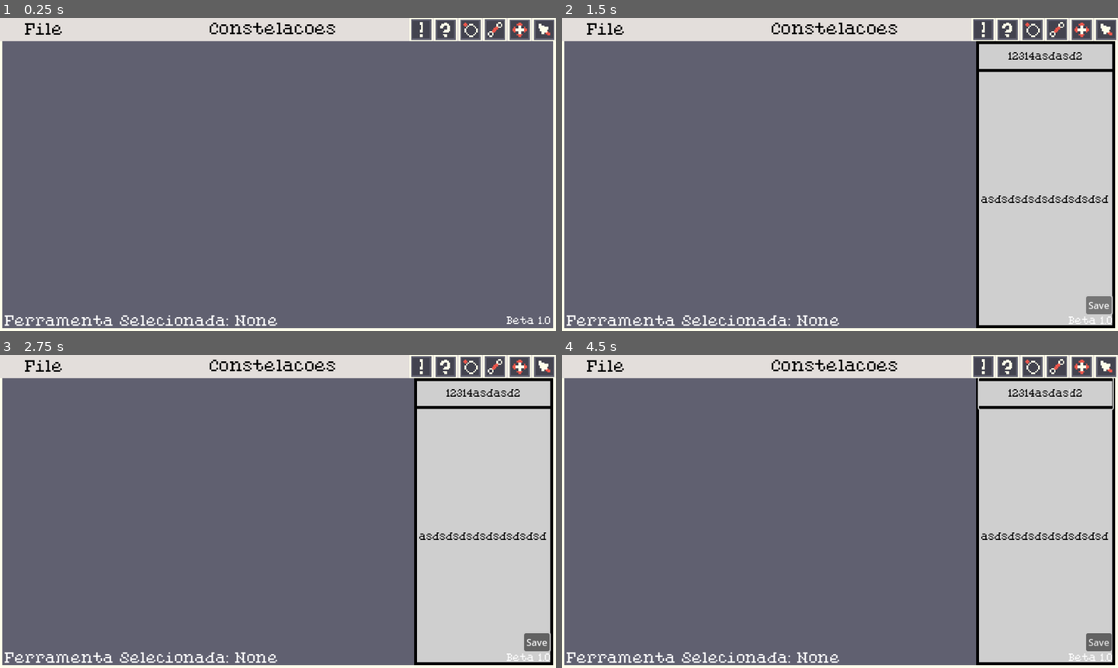
Above: before the commit, frames 1-4 (two rows, left to right).
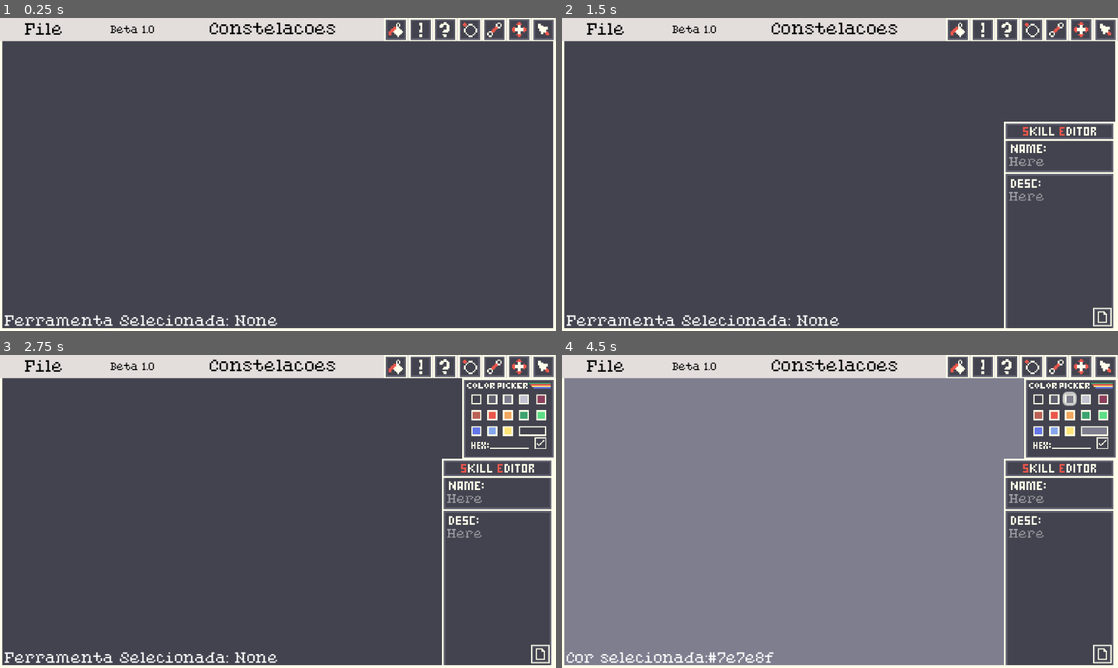
Above: after the commit, the same moments.

Repository: EdroCode/StellarForge
Game: Godot game, scene res://Scenes/main_base.tscn
The game is run twice, just before and just after one commit, with the same random seed, the same clock (stepped at 60 frames per second) and the same inputs.
Inputs (mouse positions are in pixels of both pictures, inside the frame that each line leads up to; where the layout moved, square brackets give the same spot in the first picture):
- Up to frame 1 (0.25 s): no input
- Up to frame 2 (1.5 s): click (984, 30) at 0.5 s; click (1101, 318) [1101, 305] at 1.25 s
- Up to frame 3 (2.75 s): click (394, 367) at 2.02 s
- Up to frame 4 (4.5 s): click (1040, 398) at 2.77 s; click (1056, 398) at 3.52 s; click (1067, 398) at 4.27 s

The runs differ from the first frame. In frame 1, 91% of the frame differs, in the area x 0-100%, y 0-100%; in frame 2, 90%; in frame 3, 90%; in frame 4, 91%.
Error before the commit: Invalid assignment of property or key 'skill_name' with value of type 'String' on a base object of type 'Nil'. (res://Scenes/SkillEdit.gd:28)

Commit message:
UI Update
-New UI updates
-Some Patches
-Some Bugs fixed

Diff:
--- /dev/null
+++ b/Constelaçào/Scenes/ColorPallete.gd
@@ -0,0 +1,107 @@
+extends TextureButton
+
+var current_color = ""
+@onready var background = $"../../../../ColorRect"
+@onready var hexLine = $TextureRect/HexChoose
+
+var colors = ["#43434f","#606070","#7e7e8f","#c2c2d1","#8c3f5d","#ba6156","#eb564b","#f2a65e","#3ca370","#5dde87"
+,"#6476e8","#86a7ed","#ffe478"]
+
+var hex = "#43434f"
+
+# Called when the node enters the scene tree for the first time.
+func _ready():
+	pass # Replace with function body.
+
+
+# Called every frame. 'delta' is the elapsed time since the previous frame.
+func _process(delta):
+	background.color = hex
+	if hex != null:
+		$TextureRect/ColorButtons/ColorRect.color = hex
+
+
+
+
+func _on_f_button_down():
+	hex = colors[0]
+	$"../../../..".warn_label.text = "Cor selecionada:" + hex
+
+
+
+
+
+func _on_ffffeb_button_down():
+	hex = colors[1]
+	$"../../../..".warn_label.text = "Cor selecionada:" + hex
+
+
+func _on_e_7e_8f_button_down():
+	hex = colors[2]
+	$"../../../..".warn_label.text = "Cor selecionada:" + hex
+
+
+
+func _on_c_2c_2d_1_button_down():
+	hex = colors[3]
+	$"../../../..".warn_label.text = "Cor selecionada:" + hex
+
+
+func _on_c_3f_5d_button_down():
+	hex = colors[4]
+	$"../../../..".warn_label.text = "Cor selecionada:" + hex
+
+
+
+func _on_ba_6156_button_down():
+	hex = colors[5]
+	$"../../../..".warn_label.text = "Cor selecionada:" + hex
+
+
+
+func _on_eb_564b_button_down():
+	hex = colors[6]
+	$"../../../..".warn_label.text = "Cor selecionada:" + hex
+
+
+
+func _on_f_2a_65e_button_down():
+	hex = colors[7]
+	$"../../../..".warn_label.text = "Cor selecionada:" + hex
+
+
+
+func _on_ca_370_button_down():
+	hex = colors[8]
+	$"../../../..".warn_label.text = "Cor selecionada:" + hex
+
+
+
+func _on_dde_87_button_down():
+	hex = colors[9]
+	$"../../../..".warn_label.text = "Cor selecionada:" + hex
+
+
+
+func _on_e_8_button_down():
+	hex = colors[10]
+	$"../../../..".warn_label.text = "Cor selecionada:" + hex
+
+
+
+func _on_a_7_ed_button_down():
+	hex = colors[11]
+	$"../../../..".warn_label.text = "Cor selecionada:" + hex
+
+
+
+func _on_ffe_478_button_down():
+	hex = colors[12]
+	$"../../../..".warn_label.text = "Cor selecionada:" + hex
+
+
+
+func _on_check_button_button_down():
+	hex = hexLine.text
+	$TextureRect/ColorButtons/ColorRect.color = hexLine.text
+	$"../../../..".warn_label.text = "Cor selecionada:" + hex
--- a/Constelaçào/Scenes/SkillEdit.gd
+++ b/Constelaçào/Scenes/SkillEdit.gd
@@ -1,7 +1,7 @@
 extends Control
 
-@onready var title_label = $Title/LineEdit
-@onready var description_label = $Label
+@onready var title_label = $Title
+@onready var description_label = $Desc
 
 var title
 var description
@@ -23,7 +23,7 @@
 
 func _on_save_button_button_down():
 
-	var s = parent.selected_star
-
-	s.skill_name = title_label.text
-	s.skill_description = description_label.text
+	if parent.selected_star != null:
+		var s = parent.selected_star
+		s.skill_name = title_label.text
+		s.skill_description = description_label.text
--- a/Constelaçào/Scenes/ToolsMenu.gd
+++ b/Constelaçào/Scenes/ToolsMenu.gd
@@ -13,10 +13,13 @@
 var se1 = preload("res://Artwork/4.png")
 var se2 = preload("res://Artwork/arrowgold.png")
 
+var color = ""
+
 # Called when the node enters the scene tree for the first time.
 func _ready():
 	line_win("close")
 	add_win("close")
+	$ColorPallete/TextureRect.visible = false
 
 # Called every frame. 'delta' is the elapsed time since the previous frame.
 func _process(delta):
@@ -152,3 +155,12 @@
 
 func _on_skill_open_button_down():
 	$"../../SkillEdit".visible = !$"../../SkillEdit".visible
+	if controller.selected_star != null:
+		$"../../SkillEdit/Title".text = ""
+		$"../../SkillEdit/Desc".text = ""
+
+
+
+
+func _on_color_pallete_button_down():
+	$ColorPallete/TextureRect.visible = !$ColorPallete/TextureRect.visible
--- a/Constelaçào/Scenes/main_base.tscn
+++ b/Constelaçào/Scenes/main_base.tscn
@@ -1,48 +1,42 @@
-[gd_scene load_steps=20 format=3 uid="uid://ce88oyml5ok6q"]
+[gd_scene load_steps=24 format=3 uid="uid://ce88oyml5ok6q"]
 
 [ext_resource type="Script" path="res://Scripts/GameControler.gd" id="1_1y343"]
-[ext_resource type="Texture2D" uid="uid://dump8br4lbiwq" path="res://Artwork/Sprite-0001.png" id="1_njpgp"]
 [ext_resource type="FontFile" uid="uid://dddhnex8866gv" path="res://Artwork/Fonts/PixelatedEleganceRegular-ovyAA.ttf" id="2_4w3q0"]
 [ext_resource type="Script" path="res://Scenes/CameraControl.gd" id="3_3fy6h"]
 [ext_resource type="Texture2D" uid="uid://cjci4sp0asq2t" path="res://Artwork/1.png" id="3_h4ajo"]
 [ext_resource type="Texture2D" uid="uid://tgckc1g66u7r" path="res://Artwork/2.png" id="4_5svvl"]
 [ext_resource type="Texture2D" uid="uid://bweofvqed0tjm" path="res://Artwork/border.png" id="4_tivhf"]
 [ext_resource type="Script" path="res://Scenes/SkillEdit.gd" id="4_uldr8"]
+[ext_resource type="Texture2D" uid="uid://tg2gkyexr4kf" path="res://Artwork/skill.png" id="5_2oqy2"]
 [ext_resource type="Texture2D" uid="uid://c0l5ewsfht1rg" path="res://Artwork/3.png" id="5_dyyxj"]
 [ext_resource type="Script" path="res://Scenes/ToolsMenu.gd" id="5_y4l80"]
 [ext_resource type="Texture2D" uid="uid://c0tattxcwlqh0" path="res://Artwork/4.png" id="6_2k12u"]
+[ext_resource type="Texture2D" uid="uid://dsvbn6bxvnn1a" path="res://Artwork/save.png" id="6_pjndk"]
 [ext_resource type="Texture2D" uid="uid://b8hipnkomvirw" path="res://Artwork/Fonts/exclamation.png" id="7_c36rh"]
+[ext_resource type="Texture2D" uid="uid://dlajobyavos2o" path="res://Artwork/bucket.png" id="7_gn7w0"]
 [ext_resource type="Texture2D" uid="uid://blqse4ahn208y" path="res://Artwork/ads12.png" id="7_mk2dr"]
 [ext_resource type="Texture2D" uid="uid://sbh7123k1ua0" path="res://Artwork/asdadsd12.png" id="8_l8ccs"]
 [ext_resource type="Texture2D" uid="uid://dc5xte6mg7cqf" path="res://Artwork/Fonts/question.png" id="8_pm2ep"]
 [ext_resource type="Texture2D" uid="uid://c0f0h5k7g5ulp" path="res://Artwork/asdasd.png" id="8_uwl5n"]
 [ext_resource type="Texture2D" uid="uid://kc2s5tyo1bv8" path="res://Artwork/asdasddas.png" id="9_1nrud"]
-
-[sub_resource type="StyleBoxFlat" id="StyleBoxFlat_tgsks"]
-bg_color = Color(0.811765, 0.811765, 0.811765, 1)
-border_width_left = 5
-border_width_right = 10
-border_width_bottom = 10
-border_color = Color(0, 0, 0, 1)
-
-[sub_resource type="StyleBoxFlat" id="StyleBoxFlat_c2oyo"]
-bg_color = Color(0.811765, 0.811765, 0.811765, 1)
-border_width_left = 5
-border_width_top = 5
-border_width_right = 10
-border_width_bottom = 5
-border_color = Color(0, 0, 0, 1)
+[ext_resource type="Texture2D" uid="uid://dvg6qitsu3pbe" path="res://Artwork/colorpicker.png" id="9_fbcid"]
+[ext_resource type="Script" path="res://Scenes/ColorPallete.gd" id="9_qfxu6"]
+[ext_resource type="Texture2D" uid="uid://cupxk3ruxc8c7" path="res://Artwork/check.png" id="11_pidg6"]
+
+[sub_resource type="StyleBoxFlat" id="StyleBoxFlat_018ih"]
+bg_color = Color(0.6, 0.6, 0.6, 0)
 
 [node name="MainBase" type="Node2D"]
 script = ExtResource("1_1y343")
 
-[node name="Sprite2D" type="Sprite2D" parent="."]
-position = Vector2(480, 271.5)
-scale = Vector2(-568.185, -322.563)
-texture = ExtResource("1_njpgp")
-hframes = 7
-vframes = 3
-frame = 11
+[node name="ColorRect" type="ColorRect" parent="."]
+offset_left = 83769.0
+offset_top = 50608.0
+offset_right = 97591.0
+offset_bottom = 59633.0
+scale = Vector2(-10.413, -10.413)
+mouse_filter = 2
+color = Color(0.376471, 0.376471, 0.439216, 1)
 
 [node name="Lines" type="Node2D" parent="."]
 
@@ -64,71 +58,74 @@
 offset_top = 40.0
 grow_horizontal = 0
 grow_vertical = 2
+mouse_filter = 2
 script = ExtResource("4_uldr8")
 
-[node name="Back" type="Panel" parent="GUI/SkillEdit"]
+[node name="TextureRect" type="TextureRect" parent="GUI/SkillEdit"]
+layout_mode = 0
+offset_left = 48.0
+offset_top = 139.0
+offset_right = 112.0
+offset_bottom = 267.0
+scale = Vector2(3, 3)
+texture = ExtResource("5_2oqy2")
+
+[node name="Title" type="LineEdit" parent="GUI/SkillEdit"]
 layout_mode = 1
 anchors_preset = 15
 anchor_right = 1.0
 anchor_bottom = 1.0
+offset_left = 55.0
+offset_top = 196.0
+offset_right = 108.0
+offset_bottom = -260.0
 grow_horizontal = 2
 grow_vertical = 2
-theme_override_styles/panel = SubResource("StyleBoxFlat_tgsks")
-
-[node name="Title" type="Panel" parent="GUI/SkillEdit"]
-layout_mode = 1
-anchors_preset = 10
-anchor_right = 1.0
-offset_bottom = 53.0
-grow_horizontal = 2
-theme_override_styles/panel = SubResource("StyleBoxFlat_c2oyo")
-
-[node name="LineEdit" type="LineEdit" parent="GUI/SkillEdit/Title"]
+scale = Vector2(0.59789, 0.59789)
+theme_override_colors/font_color = Color(1, 1, 1, 1)
+theme_override_fonts/font = ExtResource("2_4w3q0")
+theme_override_font_sizes/font_size = 32
+placeholder_text = "Here"
+flat = true
+
+[node name="Desc" type="TextEdit" parent="GUI/SkillEdit"]
+clip_contents = true
 layout_mode = 1
 anchors_preset = 15
 anchor_right = 1.0
 anchor_bottom = 1.0
-offset_left = 5.0
-offset_right = -9.0
+offset_left = 57.0
+offset_top = 258.0
+offset_right = 110.0
+offset_bottom = 148.0
 grow_horizontal = 2
 grow_vertical = 2
-theme_override_colors/font_color = Color(0, 0, 0, 1)
+scale = Vector2(0.59789, 0.59789)
+theme_override_colors/font_color = Color(1, 1, 1, 1)
 theme_override_fonts/font = ExtResource("2_4w3q0")
-theme_override_font_sizes/font_size = 16
-text = "12314asdasd2"
-alignment = 1
-flat = true
-
-[node name="Label" type="LineEdit" parent="GUI/SkillEdit"]
-layout_mode = 1
-anchors_preset = 15
-anchor_right = 1.0
-anchor_bottom = 1.0
-offset_left = 5.0
-offset_top = 57.0
-offset_right = -10.0
-offset_bottom = -10.0
-grow_horizontal = 2
-grow_vertical = 2
-theme_override_colors/font_color = Color(0, 0, 0, 1)
-theme_override_fonts/font = ExtResource("2_4w3q0")
-text = "asdsdsdsdsdsdsdsdsdsd"
-flat = true
-
-[node name="SaveButton" type="Button" parent="GUI/SkillEdit"]
+theme_override_font_sizes/font_size = 32
+theme_override_styles/normal = SubResource("StyleBoxFlat_018ih")
+placeholder_text = "Here"
+wrap_mode = 1
+caret_blink = true
+text_direction = 1
+
+[node name="SaveButton" type="TextureButton" parent="GUI/SkillEdit"]
 layout_mode = 1
 anchors_preset = 3
 anchor_left = 1.0
 anchor_top = 1.0
 anchor_right = 1.0
 anchor_bottom = 1.0
-offset_left = -55.0
-offset_top = -60.0
-offset_right = -11.0
-offset_bottom = -29.0
+offset_left = -43.0
+offset_top = -40.0
+offset_right = -27.0
+offset_bottom = -24.0
 grow_horizontal = 0
 grow_vertical = 0
-text = "Save"
+scale = Vector2(2, 2)
+mouse_default_cursor_shape = 2
+texture_normal = ExtResource("6_pjndk")
 
 [node name="Border" type="TextureRect" parent="GUI"]
 offset_right = 960.0
@@ -181,11 +178,12 @@
 
 [node name="GameVersion" type="RichTextLabel" parent="GUI/Control Menu"]
 layout_mode = 0
-offset_left = 875.0
-offset_top = 515.0
-offset_right = 1042.0
-offset_bottom = 937.0
+offset_left = 191.0
+offset_top = 13.0
+offset_right = 282.0
+offset_bottom = 36.0
 mouse_filter = 2
+theme_override_colors/default_color = Color(0, 0, 0, 1)
 theme_override_fonts/normal_font = ExtResource("2_4w3q0")
 theme_override_font_sizes/normal_font_size = 16
 text = "Beta 1.0"
@@ -196,6 +194,7 @@
 offset_top = 513.0
 offset_right = 936.0
 offset_bottom = 544.0
+mouse_filter = 2
 theme_override_colors/default_color = Color(1, 1, 1, 1)
 theme_override_fonts/normal_font = ExtResource("2_4w3q0")
 theme_override_font_sizes/normal_font_size = 23
@@ -206,8 +205,8 @@
 anchors_preset = 1
 anchor_left = 1.0
 anchor_right = 1.0
-offset_left = -308.0
-offset_right = -185.0
+offset_left = -319.0
+offset_right = -192.0
 offset_bottom = 16.0
 grow_horizontal = 0
 scale = Vector2(2.5, 2.5)
@@ -215,12 +214,194 @@
 alignment = 2
 script = ExtResource("5_y4l80")
 
+[node name="ColorPallete" type="TextureButton" parent="GUI/Control Menu/ToolsMenu"]
+layout_mode = 2
+mouse_default_cursor_shape = 2
+texture_normal = ExtResource("7_gn7w0")
+script = ExtResource("9_qfxu6")
+
+[node name="TextureRect" type="TextureRect" parent="GUI/Control Menu/ToolsMenu/ColorPallete"]
+layout_mode = 2
+offset_left = 54.2
+offset_top = 16.4
+offset_right = 118.2
+offset_bottom = 72.4
+mouse_default_cursor_shape = 2
+texture = ExtResource("9_fbcid")
+
+[node name="ColorButtons" type="Control" parent="GUI/Control Menu/ToolsMenu/ColorPallete/TextureRect"]
+anchors_preset = 0
+offset_right = 40.0
+offset_bottom = 40.0
+
+[node name="43434f" type="Button" parent="GUI/Control Menu/ToolsMenu/ColorPallete/TextureRect/ColorButtons"]
+layout_mode = 0
+offset_left = 6.0
+offset_top = 11.0
+offset_right = 14.0
+offset_bottom = 19.0
+scale = Vector2(0.8, 0.8)
+mouse_default_cursor_shape = 2
+flat = true
+
+[node name="ffffeb" type="Button" parent="GUI/Control Menu/ToolsMenu/ColorPallete/TextureRect/ColorButtons"]
+layout_mode = 0
+offset_left = 17.2
+offset_top = 11.0
+offset_right = 25.2
+offset_bottom = 19.0
+scale = Vector2(0.8, 0.8)
+mouse_default_cursor_shape = 2
+flat = true
+
+[node name="7e7e8f" type="Button" parent="GUI/Control Menu/ToolsMenu/ColorPallete/TextureRect/ColorButtons"]
+layout_mode = 0
+offset_left = 28.0
+offset_top = 11.0
+offset_right = 36.0
+offset_bottom = 19.0
+scale = Vector2(0.8, 0.8)
+mouse_default_cursor_shape = 2
+flat = true
+
+[node name="c2c2d1" type="Button" parent="GUI/Control Menu/ToolsMenu/ColorPallete/TextureRect/ColorButtons"]
+layout_mode = 0
+offset_left = 39.2
+offset_top = 11.0
+offset_right = 47.2
+offset_bottom = 19.0
+scale = Vector2(0.8, 0.8)
+mouse_default_cursor_shape = 2
+flat = true
+
+[node name="8c3f5d" type="Button" parent="GUI/Control Menu/ToolsMenu/ColorPallete/TextureRect/ColorButtons"]
+layout_mode = 0
+offset_left = 51.2
+offset_top = 11.0
+offset_right = 59.2
+offset_bottom = 19.0
+scale = Vector2(0.8, 0.8)
+mouse_default_cursor_shape = 2
+flat = true
+
+[node name="ba6156" type="Button" parent="GUI/Control Menu/ToolsMenu/ColorPallete/TextureRect/ColorButtons"]
+layout_mode = 0
+offset_left = 6.0
+offset_top = 22.0
+offset_right = 14.0
+offset_bottom = 30.0
+scale = Vector2(0.8, 0.8)
+mouse_default_cursor_shape = 2
+flat = true
+
+[node name="eb564b" type="Button" parent="GUI/Control Menu/ToolsMenu/ColorPallete/TextureRect/ColorButtons"]
+layout_mode = 0
+offset_left = 17.2
+offset_top = 22.0
+offset_right = 25.2
+offset_bottom = 30.0
+scale = Vector2(0.8, 0.8)
+mouse_default_cursor_shape = 2
+flat = true
+
+[node name="f2a65e" type="Button" parent="GUI/Control Menu/ToolsMenu/ColorPallete/TextureRect/ColorButtons"]
+layout_mode = 0
+offset_left = 28.4
+offset_top = 22.0
+offset_right = 36.4
+offset_bottom = 30.0
+scale = Vector2(0.8, 0.8)
+mouse_default_cursor_shape = 2
+flat = true
+
+[node name="3ca370" type="Button" parent="GUI/Control Menu/ToolsMenu/ColorPallete/TextureRect/ColorButtons"]
+layout_mode = 0
+offset_left = 39.2
+offset_top = 22.0
+offset_right = 47.2
+offset_bottom = 30.0
+scale = Vector2(0.8, 0.8)
+mouse_default_cursor_shape = 2
+flat = true
+
+[node name="5dde87" type="Button" parent="GUI/Control Menu/ToolsMenu/ColorPallete/TextureRect/ColorButtons"]
+layout_mode = 0
+offset_left = 51.2
+offset_top = 22.0
+offset_right = 59.2
+offset_bottom = 30.0
+scale = Vector2(0.8, 0.8)
+mouse_default_cursor_shape = 2
+flat = true
+
+[node name="6476e8" type="Button" parent="GUI/Control Menu/ToolsMenu/ColorPallete/TextureRect/ColorButtons"]
+layout_mode = 0
+offset_left = 6.0
+offset_top = 32.8
+offset_right = 14.0
+offset_bottom = 40.8
+scale = Vector2(0.8, 0.8)
+mouse_default_cursor_shape = 2
+flat = true
+
+[node name="86a7ed" type="Button" parent="GUI/Control Menu/ToolsMenu/ColorPallete/TextureRect/ColorButtons"]
+layout_mode = 0
+offset_left = 17.2
+offset_top = 32.8
+offset_right = 25.2
+offset_bottom = 40.8
+scale = Vector2(0.8, 0.8)
+mouse_default_cursor_shape = 2
+flat = true
+
+[node name="ffe478" type="Button" parent="GUI/Control Menu/ToolsMenu/ColorPallete/TextureRect/ColorButtons"]
+layout_mode = 0
+offset_left = 28.0
+offset_top = 32.8
+offset_right = 36.0
+offset_bottom = 40.8
+scale = Vector2(0.8, 0.8)
+mouse_default_cursor_shape = 2
+flat = true
+
+[node name="CheckButton" type="TextureButton" parent="GUI/Control Menu/ToolsMenu/ColorPallete/TextureRect/ColorButtons"]
+layout_mode = 0
+offset_left = 49.6
+offset_top = 41.2
+offset_right = 65.6
+offset_bottom = 57.2
+scale = Vector2(0.5, 0.5)
+mouse_default_cursor_shape = 2
+texture_normal = ExtResource("11_pidg6")
+
+[node name="ColorRect" type="ColorRect" parent="GUI/Control Menu/ToolsMenu/ColorPallete/TextureRect/ColorButtons"]
+layout_mode = 2
+offset_left = 40.0
+offset_top = 34.0
+offset_right = 57.0
+offset_bottom = 39.0
+
+[node name="HexChoose" type="LineEdit" parent="GUI/Control Menu/ToolsMenu/ColorPallete/TextureRect"]
+layout_mode = 0
+offset_left = 19.0
+offset_top = 43.0
+offset_right = 335.0
+offset_bottom = 109.0
+scale = Vector2(0.083536, 0.083536)
+theme_override_colors/font_color = Color(1, 1, 1, 1)
+theme_override_fonts/font = ExtResource("2_4w3q0")
+theme_override_font_sizes/font_size = 64
+max_length = 6
+flat = true
+
 [node name="SkillOpen" type="TextureButton" parent="GUI/Control Menu/ToolsMenu"]
 layout_mode = 2
+mouse_default_cursor_shape = 2
 texture_normal = ExtResource("7_c36rh")
 
 [node name="Help" type="TextureButton" parent="GUI/Control Menu/ToolsMenu"]
 layout_mode = 2
+mouse_default_cursor_shape = 2
 texture_normal = ExtResource("8_pm2ep")
 
 [node name="1-Add" type="TextureButton" parent="GUI/Control Menu/ToolsMenu"]
@@ -322,6 +503,21 @@
 
 [connection signal="button_down" from="GUI/SkillEdit/SaveButton" to="GUI/SkillEdit" method="_on_save_button_button_down"]
 [connection signal="mouse_entered" from="GUI/Control Menu/ColorRect" to="." method="_on_color_rect_mouse_entered"]
+[connection signal="button_down" from="GUI/Control Menu/ToolsMenu/ColorPallete" to="GUI/Control Menu/ToolsMenu" method="_on_color_pallete_button_down"]
+[connection signal="button_down" from="GUI/Control Menu/ToolsMenu/ColorPallete/TextureRect/ColorButtons/43434f" to="GUI/Control Menu/ToolsMenu/ColorPallete" method="_on_f_button_down"]
+[connection signal="button_down" from="GUI/Control Menu/ToolsMenu/ColorPallete/TextureRect/ColorButtons/ffffeb" to="GUI/Control Menu/ToolsMenu/ColorPallete" method="_on_ffffeb_button_down"]
+[connection signal="button_down" from="GUI/Control Menu/ToolsMenu/ColorPallete/TextureRect/ColorButtons/7e7e8f" to="GUI/Control Menu/ToolsMenu/ColorPallete" method="_on_e_7e_8f_button_down"]
+[connection signal="button_down" from="GUI/Control Menu/ToolsMenu/ColorPallete/TextureRect/ColorButtons/c2c2d1" to="GUI/Control Menu/ToolsMenu/ColorPallete" method="_on_c_2c_2d_1_button_down"]
+[connection signal="button_down" from="GUI/Control Menu/ToolsMenu/ColorPallete/TextureRect/ColorButtons/8c3f5d" to="GUI/Control Menu/ToolsMenu/ColorPallete" method="_on_c_3f_5d_button_down"]
+[connection signal="button_down" from="GUI/Control Menu/ToolsMenu/ColorPallete/TextureRect/ColorButtons/ba6156" to="GUI/Control Menu/ToolsMenu/ColorPallete" method="_on_ba_6156_button_down"]
+[connection signal="button_down" from="GUI/Control Menu/ToolsMenu/ColorPallete/TextureRect/ColorButtons/eb564b" to="GUI/Control Menu/ToolsMenu/ColorPallete" method="_on_eb_564b_button_down"]
+[connection signal="button_down" from="GUI/Control Menu/ToolsMenu/ColorPallete/TextureRect/ColorButtons/f2a65e" to="GUI/Control Menu/ToolsMenu/ColorPallete" method="_on_f_2a_65e_button_down"]
+[connection signal="button_down" from="GUI/Control Menu/ToolsMenu/ColorPallete/TextureRect/ColorButtons/3ca370" to="GUI/Control Menu/ToolsMenu/ColorPallete" method="_on_ca_370_button_down"]
+[connection signal="button_down" from="GUI/Control Menu/ToolsMenu/ColorPallete/TextureRect/ColorButtons/5dde87" to="GUI/Control Menu/ToolsMenu/ColorPallete" method="_on_dde_87_button_down"]
+[connection signal="button_down" from="GUI/Control Menu/ToolsMenu/ColorPallete/TextureRect/ColorButtons/6476e8" to="GUI/Control Menu/ToolsMenu/ColorPallete" method="_on_e_8_button_down"]
+[connection signal="button_down" from="GUI/Control Menu/ToolsMenu/ColorPallete/TextureRect/ColorButtons/86a7ed" to="GUI/Control Menu/ToolsMenu/ColorPallete" method="_on_a_7_ed_button_down"]
+[connection signal="button_down" from="GUI/Control Menu/ToolsMenu/ColorPallete/TextureRect/ColorButtons/ffe478" to="GUI/Control Menu/ToolsMenu/ColorPallete" method="_on_ffe_478_button_down"]
+[connection signal="button_down" from="GUI/Control Menu/ToolsMenu/ColorPallete/TextureRect/ColorButtons/CheckButton" to="GUI/Control Menu/ToolsMenu/ColorPallete" method="_on_check_button_button_down"]
 [connection signal="button_down" from="GUI/Control Menu/ToolsMenu/SkillOpen" to="GUI/Control Menu/ToolsMenu" method="_on_skill_open_button_down"]
 [connection signal="button_down" from="GUI/Control Menu/ToolsMenu/Help" to="GUI/Control Menu/ToolsMenu" method="_on_help_button_down"]
 [connection signal="button_down" from="GUI/Control Menu/ToolsMenu/1-Add" to="GUI/Control Menu/ToolsMenu" method="_on_add_button_down"]
@@ -330,3 +526,5 @@
 [connection signal="button_down" from="GUI/Control Menu/ToolsMenu/2-Line" to="GUI/Control Menu/ToolsMenu" method="_on_line_button_down"]
 [connection signal="button_down" from="GUI/Control Menu/ToolsMenu/2-Line/Fill" to="GUI/Control Menu/ToolsMenu" method="_on_fill_button_down"]
 [connection signal="button_down" from="GUI/Control Menu/ToolsMenu/2-Line/Traced" to="GUI/Control Menu/ToolsMenu" method="_on_traced_button_down"]
+[connection signal="button_down" from="GUI/Control Menu/ToolsMenu/3-Move" to="." method="_on_move_button_down"]
+[connection signal="button_down" from="GUI/Control Menu/ToolsMenu/4-Select" to="." method="_on_select_button_down"]
--- a/Constelaçào/Scripts/GameControler.gd
+++ b/Constelaçào/Scripts/GameControler.gd
@@ -54,10 +54,12 @@
 			state_select_stars(delta)
 
 func initialize_none():
+	$"GUI/Control Menu/ToolsMenu/ColorPallete/TextureRect".visible = false
 	dragging = false
 	warn_label.text = ("Ferramenta Selecionada: None")
 	state_nxt = STATES.NONE
 	$GUI/SkillEdit.visible = false
+	deselect()
 
 func state_none(delta):
 
@@ -191,3 +193,13 @@
 #
 # Barra de reputaçao
 #
+
+
+
+
+func _on_move_button_down():
+	initialize_move_stars()
+
+
+func _on_select_button_down():
+	initialize_select_stars()
Binary file added: Constelaçào/Artwork/box.png
Not shown, added: Constelaçào/Artwork/box.png.import
Binary file added: Constelaçào/Artwork/bucket.png
Not shown, added: Constelaçào/Artwork/bucket.png.import
Binary file added: Constelaçào/Artwork/check.png
Not shown, added: Constelaçào/Artwork/check.png.import
Binary file added: Constelaçào/Artwork/colorpicker.png
Not shown, added: Constelaçào/Artwork/colorpicker.png.import
Binary file added: Constelaçào/Artwork/save.png
Not shown, added: Constelaçào/Artwork/save.png.import
Binary file added: Constelaçào/Artwork/skill.png
Not shown, added: Constelaçào/Artwork/skill.png.import
